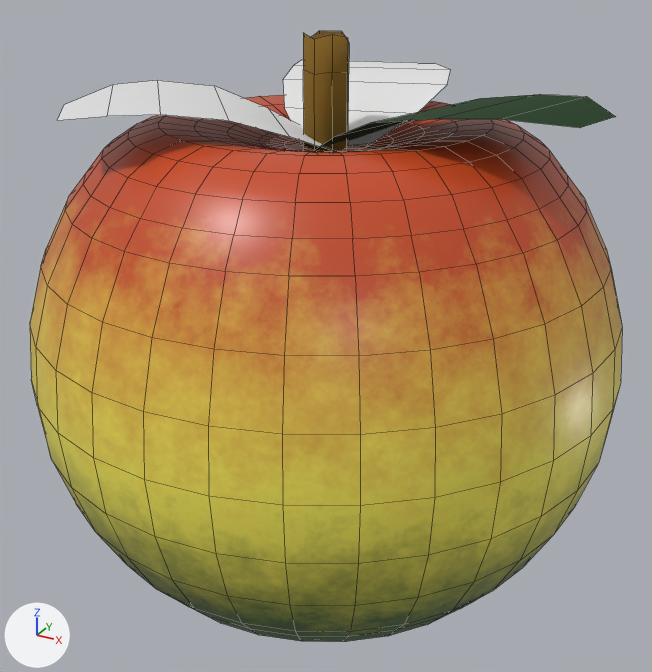
What one commit did to the Blender file Assets/Models/Fruit/fruit.blend.
Rendered twice from a 50 mm camera at (0.283, -0.509, 0.326) aimed at (0.003, 0.0, 0.071). Arrows for +X, +Y and +Z are at lower left; the lights stay in place. Mesh edges are drawn as thin lines.

Names of what the first picture shows: 'FruitMesh'.
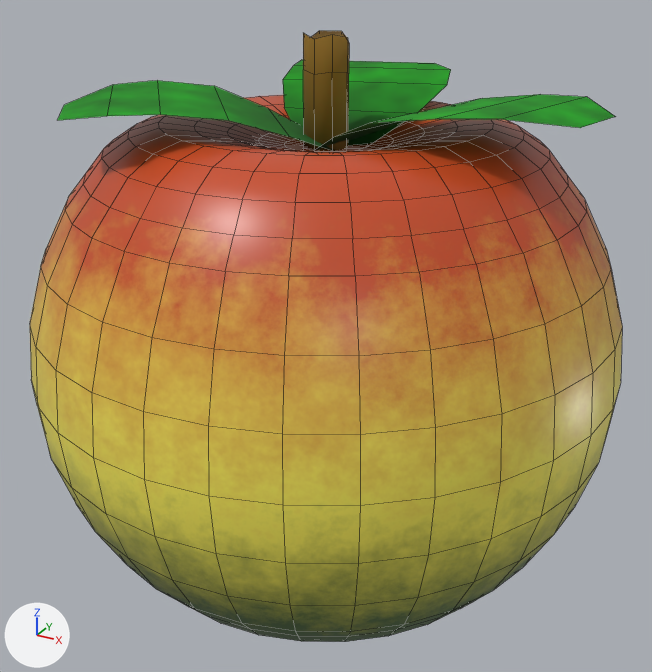
The newer file is also rescaled (x2.4), turned or shifted as a whole; pictures and numbers use the older file's frame.

Location of each change, [x1, y1, x2, y2] in pixels of the pictures (652 x 672 px):
'FruitMesh', surface changed, recoloured (white to green): [58, 57, 616, 174] in both
part 1 of me_sphere, recoloured (white to green): [58, 60, 451, 152] in both

What changed in the scene script:
```text
Change mat_leaves:
    remove n6 = _N.new('ShaderNodeMath'); n6.name = 'Math'
    remove n6.operation = 'POWER'
    remove n6.inputs[1].default_value = 4.7  # 'Value'
    add n9 = _N.new('ShaderNodeMapRange'); n9.name = 'Map Range'
    add n9.inputs[1].default_value = 0.2  # 'From Min'
    add n9.inputs[2].default_value = 0.25  # 'From Max'
    where n2 = _N.new('ShaderNodeVectorMath'); n2.name = 'Vector Math'
    where n7 = _N.new('ShaderNodeMath'); n7.name = 'Math.001'
    remove _L.new(n2.outputs[1], n6.inputs[0])  # 'Value' to 'Value'
    remove _L.new(n6.outputs[0], n7.inputs[0])  # 'Value' to 'Value'
    add _L.new(n2.outputs[1], n9.inputs[0])  # 'Value' to 'Value'
    add _L.new(n9.outputs[0], n7.inputs[0])  # 'Result' to 'Value'
Change me_sphere:
    where me_sphere.from_pydata(...)  # 798 vertices, 801 faces; spans x -0.199..0.201, y -0.196..0.204, z -0.113..0.273
    used by ob_fruitmesh; location = (0.0, 0.0, 0.0)
    me_sphere part 1: all 10 faces that had it switch from no material to mat_leaves
```
